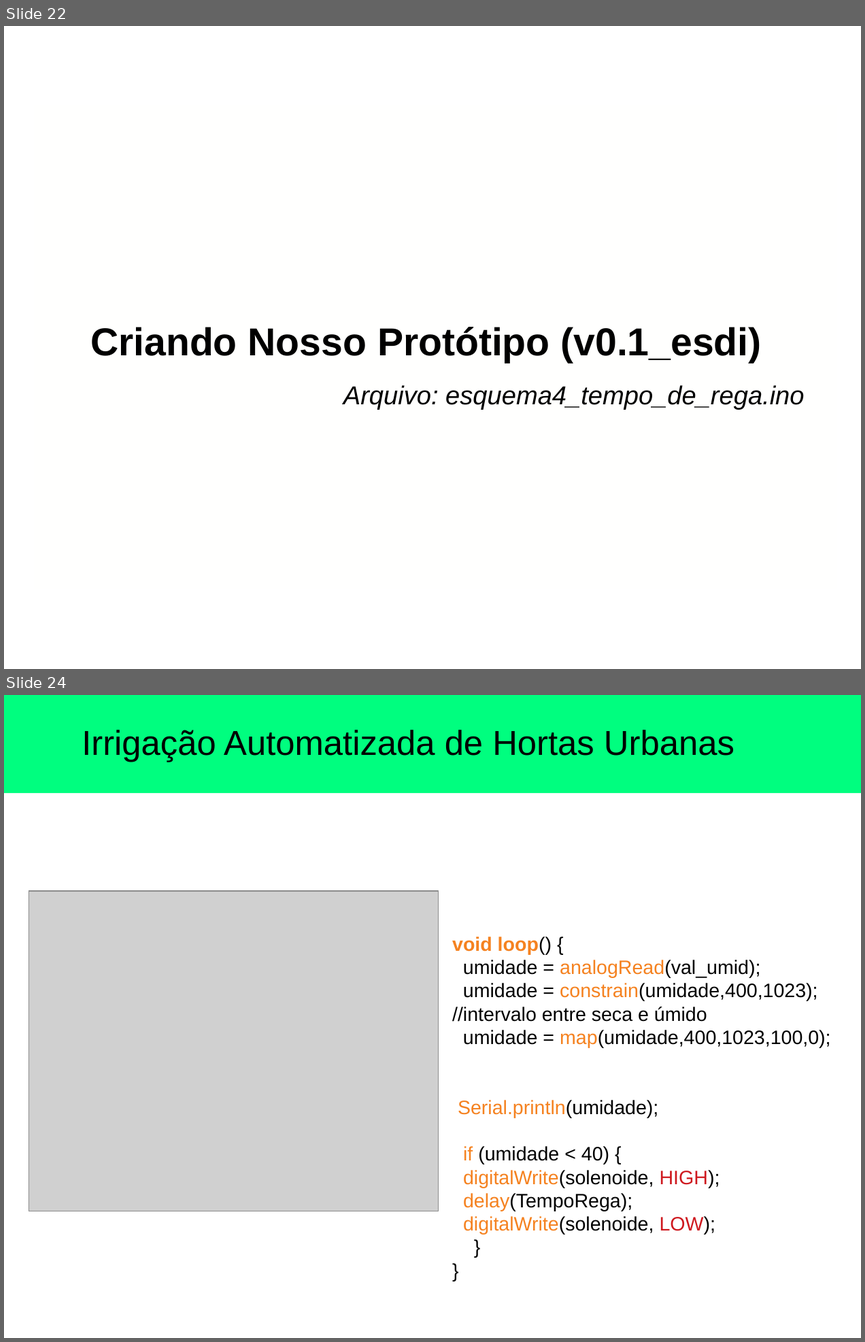
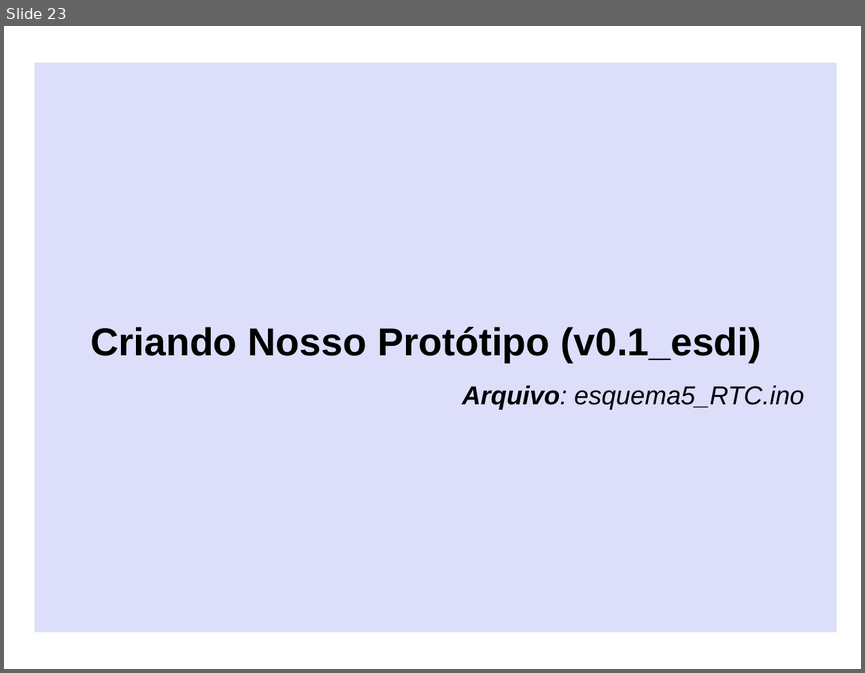
Before and after one commit to smjacques/Horta-Automatizada-ESDI, a slide deck: Slides/Uso de Arduino para Irrigação Automatizada de Hortas Urbanas.odp. Shown one above the other, each under a label of ours: slides 22 and 24 before the commit, slide 23 after it; the slides between them are not shown. The pictures are 865x1342 and 865x673 pixels, drawn with LibreOffice and Linux fonts; fonts in the diff are those of the drawing; grey boxes stand for pictures; background and template pictures are left out. Boxes give left, top, right and bottom in pixels: in the first picture for what was removed or moved away, otherwise in the second. Text is boxed around its words. In the diff, an @@ line names an element or a change of style, - is before the commit and + after.

```diff
--- a/Slides/Uso de Arduino para Irrigação Automatizada de Hortas Urbanas.odp
+++ b/Slides/Uso de Arduino para Irrigação Automatizada de Hortas Urbanas.odp
@@ slide 24 removed at (4, 695, 861, 1338), background #FFFFFF @@
@@ title removed at (4, 695, 861, 793) @@
-Irrigação Automatizada de Hortas Urbanas
@@ picture removed at (29, 891, 439, 1211) @@
@@ text removed at (452, 936, 830, 1234) @@
-void loop() {
-umidade = analogRead(val_umid);
-umidade = constrain(umidade,400,1023); //intervalo entre seca e úmido
-umidade = map(umidade,400,1023,100,0);
-Serial.println(umidade);
-if (umidade < 40) {
-digitalWrite(solenoide, HIGH);
-delay(TempoRega);
-digitalWrite(solenoide, LOW);
-}
-}
@@ what was slide 22 is now slide 23 @@
@@ slide 23 changed as well @@
@@ rectangle: place and size @@
-rectangle at (35, 106, 836, 589)
+rectangle at (35, 63, 836, 632)
@@ rectangle at (35, 63, 836, 632): fill #FFFFFE at 59% opacity to #C7C9F8 at 60% opacity @@
@@ text at (462, 385, 804, 410): text changed @@
-Arquivo: esquema4_tempo_de_rega.ino
+Arquivo: esquema5_RTC.ino
```
Also in this commit, not shown: 21 other slides changed, 8 slides added, 3 other slides removed, 17 other files.
